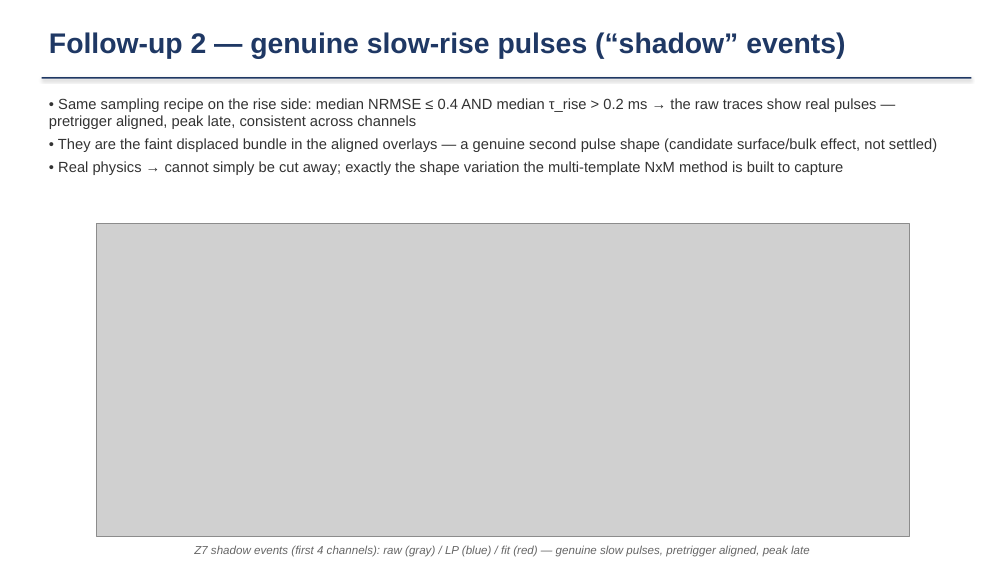
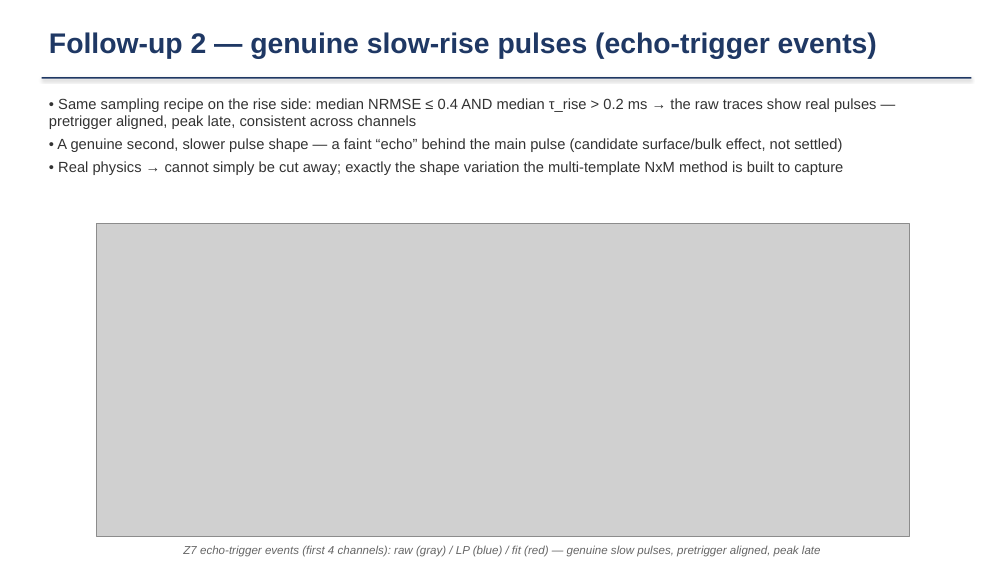
Before and after one commit to ZhihengLi0/urop, a slide deck: slide 8 of snolab/presentation/SNOLAB_R4_pulse_templates_20260715.pptx (slide 9 before the commit). Drawn at 1008x567 pixels with LibreOffice and Linux fonts; fonts in the diff are those of the drawing; grey boxes stand for pictures. Boxes give left, top, right and bottom in pixels: in the first picture for what was removed or moved away, otherwise in the second. Text is boxed around its words. In the diff, an @@ line names an element or a change of style, - is before the commit and + after.

```diff
--- a/snolab/presentation/SNOLAB_R4_pulse_templates_20260715.pptx
+++ b/snolab/presentation/SNOLAB_R4_pulse_templates_20260715.pptx
@@ text at (49, 32, 877, 59): text changed @@
-Follow-up 2 — genuine slow-rise pulses (“shadow” events)
+Follow-up 2 — genuine slow-rise pulses (echo-trigger events)
@@ text at (57, 138, 842, 152): text changed @@
-• They are the faint displaced bundle in the aligned overlays — a genuine second pulse shape (candidate surface/bulk effect, not settled)
+• A genuine second, slower pulse shape — a faint “echo” behind the main pulse (candidate surface/bulk effect, not settled)
@@ text at (183, 545, 821, 557): text changed @@
-Z7 shadow events (first 4 channels): raw (gray) / LP (blue) / fit (red) — genuine slow pulses, pretrigger aligned, peak late
+Z7 echo-trigger events (first 4 channels): raw (gray) / LP (blue) / fit (red) — genuine slow pulses, pretrigger aligned, peak late
```
Also in this commit, not shown: 1 other slide changed, 1 slide removed, 5 other files.
